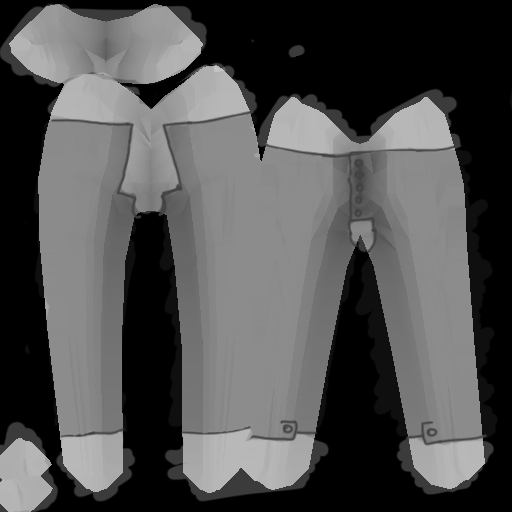
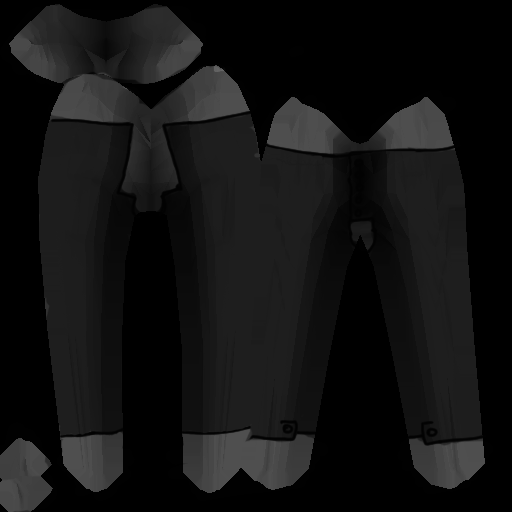
Comparing the layer stacks of the two 512px x 512px images. Changes:
removed layer "Calque 1" over [0, 3, 512, 512]
removed layer "Arrière-plan" over [0, 3, 512, 512]
